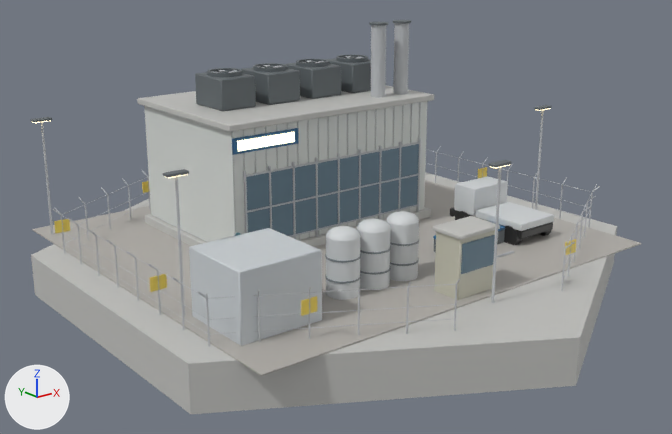
The glTF model native/godot/assets/art/blender/chipFab.glb: old version first, new version second.
The view is the same before and after, from a camera (50 mm lens) standing at (-23.0, -28.6, 12.6) and looking at (-0.5, -0.5, 1.3). Lighting does not change. The marker at lower left points along +X, +Y and +Z. The first picture is the older version. Vertices at exactly the same position are counted once.

Names of what the first picture shows: 'cladding', 'dark', 'glass', 'glow_warm', 'gravel', 'hazard', 'metal', 'paint', 'steel_dark', 'wall_concrete'.
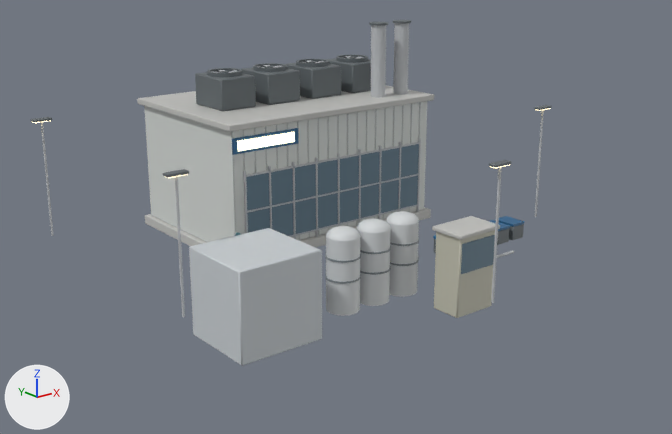
Edits to the bpy script that builds the scene:
```text
Change me_cladding:
    used by ob_cladding; location = (0.0, 0.0, 0.0)
    remove me_cladding.from_pydata(...)  # 232 vertices, 372 faces; spans x -8.8..5.0, y -7.8..6.8, z 0.1..5.4
    add me_cladding.from_pydata(...)  # 232 vertices, 372 faces; spans x -8.8..5.0, y -7.8..6.8, z -0.55..5.4
    me_cladding part 1: all 12 vertices in x -8.8..-5.6, y -6.2..-3.2, z 0.1..0.14 are moved by (0.0, 0.0, -0.65)
    me_cladding part 2: all 12 vertices in x -0.9..0.9, y -7.8..-6.6, z 0.1..0.14 are moved by (0.0, 0.0, -0.65)
Change me_dark:
    used by ob_dark; location = (0.0, 0.0, 0.0)
    remove me_dark.from_pydata(...)  # 352 vertices, 664 faces; spans x -3.8..7.3, y -5.4..3.8, z 0.01..6.9
    add me_dark.from_pydata(...)  # 192 vertices, 368 faces; spans x -3.8..4.0, y 2.6..3.8, z 6.88..6.9
    me_dark part 3: 6 loose pieces with 160 vertices, spanning x 5.1..7.3, y -5.4..-1.4, z 0.01..0.89, are deleted
Change me_metal:
    used by ob_metal; location = (0.0, 0.0, 0.0)
    remove me_metal.from_pydata(...)  # 2076 vertices, 3448 faces; spans x -9.8..9.8, y -9.7..11.3, z 0.1..8.6
    add me_metal.from_pydata(...)  # 540 vertices, 920 faces; spans x -9.1..9.1, y -8.7..8.2, z 0.1..8.6
    me_metal part 4: 101 loose pieces with 1536 vertices, spanning x -9.8..9.8, y -9.7..11.3, z 0.1..2.0, are deleted
Change me_paint:
    used by ob_paint; location = (0.0, 0.0, 0.0)
    remove me_paint.from_pydata(...)  # 991 vertices, 1868 faces; spans x -5.72..7.25, y -5.43..-0.02, z 0.1..5.1
    add me_paint.from_pydata(...)  # 884 vertices, 1716 faces; spans x -5.72..6.3, y -5.43..-0.02, z -0.45..5.1
    me_paint part 5: the loose piece of 56 vertices spanning x 5.15..7.25, y -2.8..-1.6, z 0.8..2.0 is deleted
    me_paint part 6: the loose piece of 24 vertices spanning x 5.15..7.25, y -5.4..-2.9, z 0.8..1.1 is deleted
    me_paint part 7: 60 vertices moved from x -4.2..-0.2, y -5.4..-4.2, z 0.1 to x -4.2..-0.2, y -5.4..-4.2, z -0.45
    other edits to the shape of me_paint do not show in these pictures
Change me_wall_concrete:
    used by ob_wall_concrete; location = (0.0, 0.0, 0.0)
    remove me_wall_concrete.from_pydata(...)  # 84 vertices, 152 faces; spans x -10.7..10.7, y -12.3..12.3, z -1.6..5.7
    add me_wall_concrete.from_pydata(...)  # 72 vertices, 132 faces; spans x -5.2..5.2, y -7.9..7.0, z 0.1..5.7
    me_wall_concrete part 8: the loose piece of 12 vertices spanning x -10.7..10.7, y -12.3..12.3, z -1.6..0.1 is deleted
Remove ob_gravel:
    ob_gravel = bpy.data.objects.new('gravel', me_gravel)
    ob_gravel.location = (0.0, 0.0, 0.0)
Remove ob_hazard:
    ob_hazard = bpy.data.objects.new('hazard', me_hazard)
    ob_hazard.location = (0.0, 0.0, 0.0)
```

Boxes [x1, y1, x2, y2] around the edits, measured in the pictures (672 x 434 px; the box of a moved part takes in the faces that stretch with it):
'wall_concrete', reshaped
    before: [31, 85, 617, 414]
    after: [137, 85, 500, 247]
'gravel', deleted
    before: [32, 180, 641, 376]
'paint', reshaped (9% narrower, 9% taller)
    before: [232, 128, 554, 300]
    after: [232, 128, 524, 316]
'metal', reshaped (10% narrower, 9% shorter)
    before: [41, 23, 600, 346]
    after: [41, 23, 544, 317]
'hazard', deleted
    before: [54, 167, 576, 316]
'dark', reshaped (not visible afterwards)
    before: [450, 208, 553, 245]
part 1 of me_cladding, moved or reshaped
    before: [189, 248, 322, 346]
    after: [189, 248, 322, 366]
part 2 of me_cladding, moved or reshaped
    before: [434, 230, 495, 300]
    after: [434, 230, 495, 318]
part 4 of me_metal, deleted
    before: [53, 146, 600, 346]
part 5 of me_paint, deleted
    before: [454, 176, 508, 216]
part 6 of me_paint, deleted
    before: [476, 202, 554, 231]
part 7 of me_paint, moved or reshaped
    before: [326, 221, 419, 300]
    after: [326, 221, 419, 316]
part 8 of me_wall_concrete, deleted
    before: [31, 172, 617, 414]
